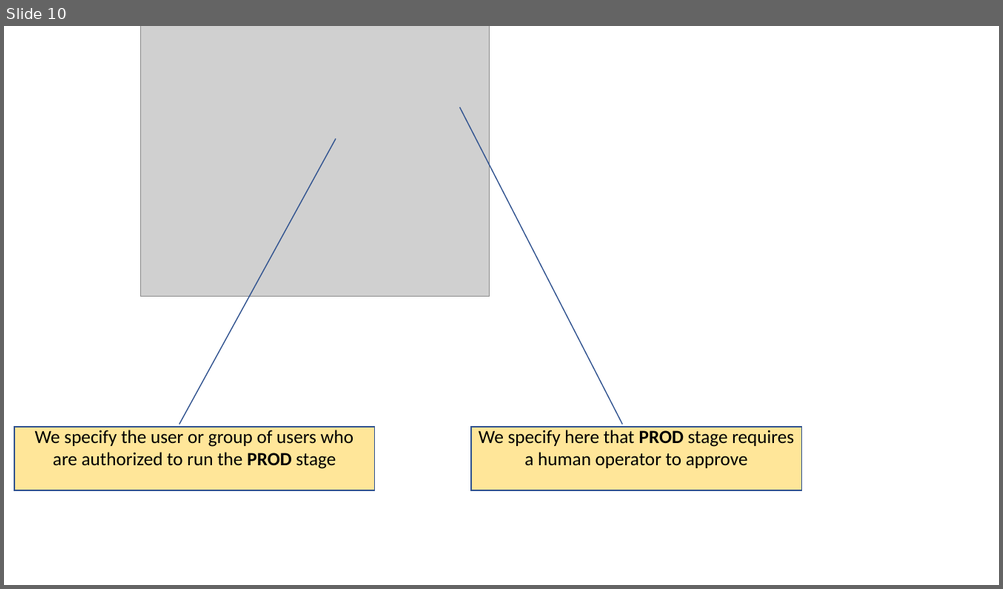
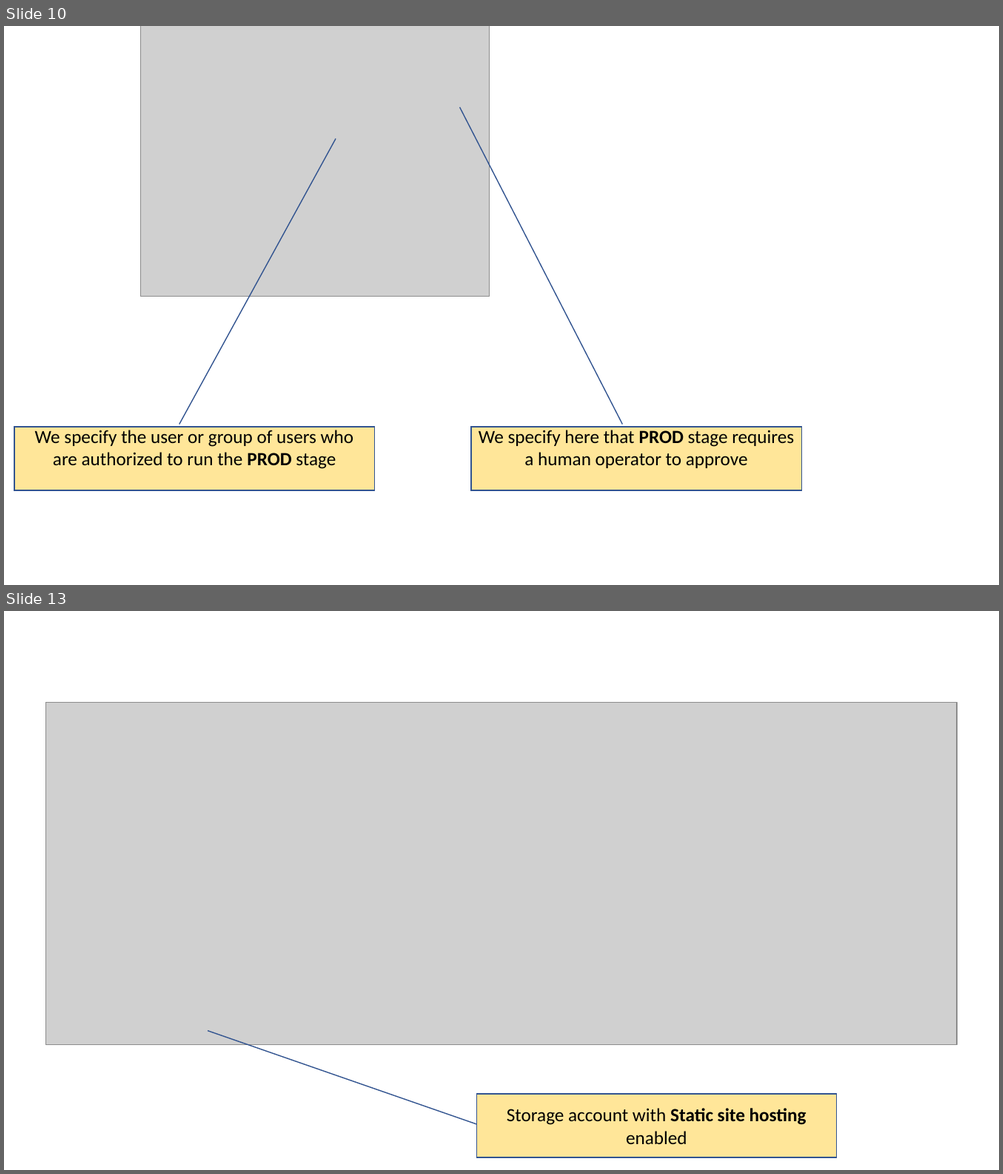
Before and after one commit to sdg002/AnyDotnetStuff, a slide deck: DemoWebAppWithCiCd/docs/cicd.pptx. Shown one above the other, each under a label of ours: slide 10 before the commit, slides 10 and 13 after it; the slides between them are not shown. The pictures are 1003x589 and 1003x1174 pixels, drawn with LibreOffice and Linux fonts; fonts in the diff are those of the drawing; grey boxes stand for pictures. Boxes give left, top, right and bottom in pixels: in the first picture for what was removed or moved away, otherwise in the second. Text is boxed around its words. In the diff, an @@ line names an element or a change of style, - is before the commit and + after.

```diff
--- a/DemoWebAppWithCiCd/docs/cicd.pptx
+++ b/DemoWebAppWithCiCd/docs/cicd.pptx
@@ slide 13 added at [4,611,999,1170], background #FFFFFF @@
@@ picture added at [45,703,956,1045] @@
@@ border callout added at [476,1094,836,1158], fill #FFE699, outline #325491 1 pt, 18 pt, text #000000 @@
+Storage account with Static site hosting enabled
```
Also in this commit, not shown: 2 other slides added, 4 other files.
